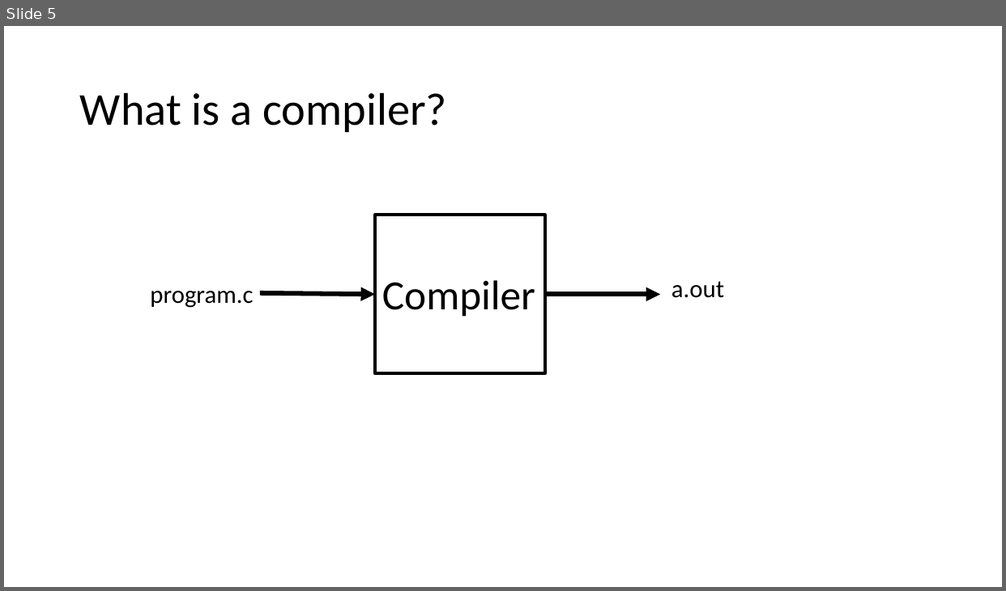
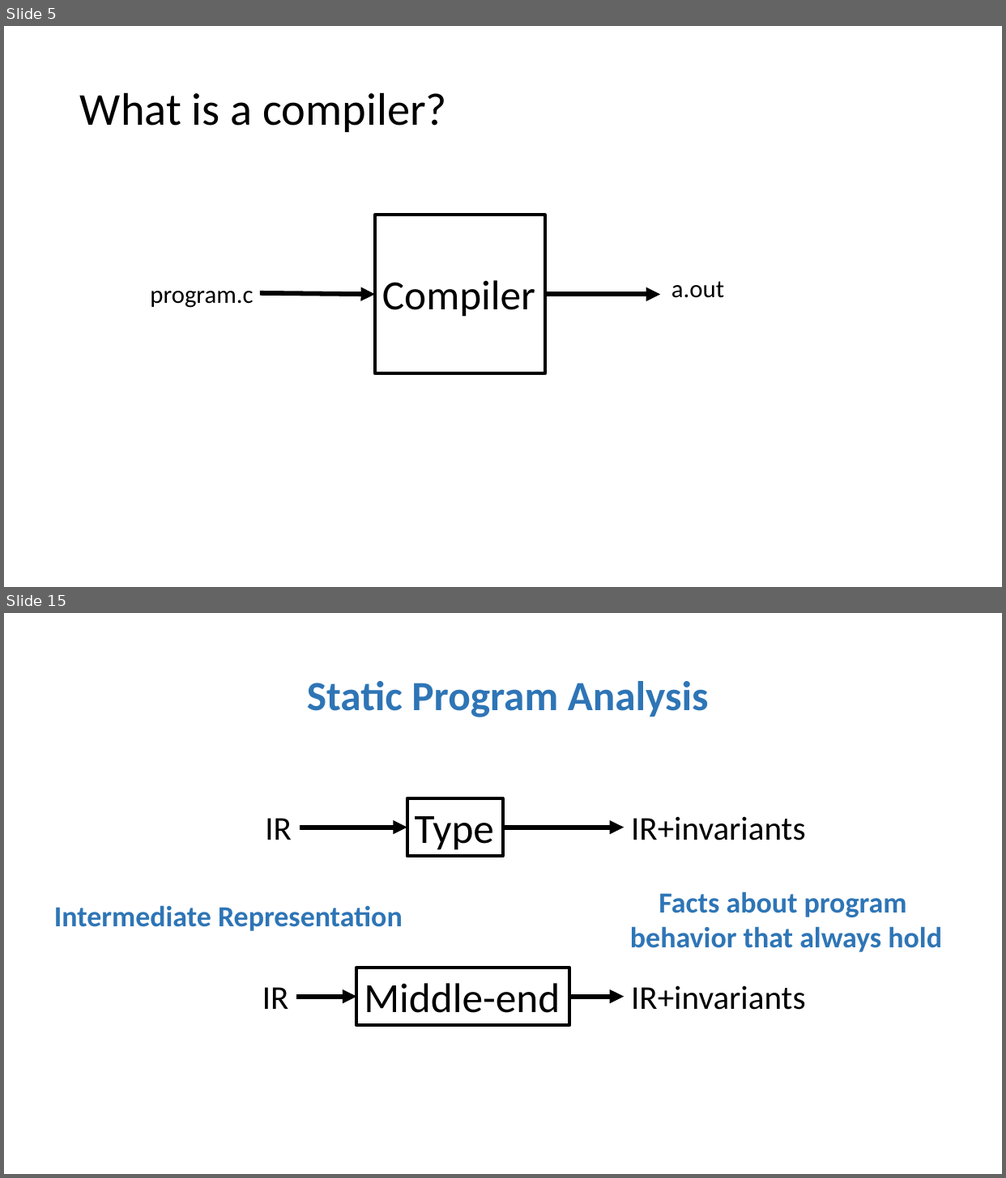
Before and after one commit to matthewbdwyer/matthewbdwyer.github.io, a slide deck: 6620/slides/Introduction.pptx. Shown one above the other, each under a label of ours: slide 5 before the commit, slides 5 and 15 after it; the slides between them are not shown. The pictures are 1006x591 and 1006x1178 pixels, drawn with LibreOffice and Linux fonts; fonts in the diff are those of the drawing. Boxes give left, top, right and bottom in pixels: in the first picture for what was removed or moved away, otherwise in the second. Text is boxed around its words. In the diff, an @@ line names an element or a change of style, - is before the commit and + after.

```diff
--- a/6620/slides/Introduction.pptx
+++ b/6620/slides/Introduction.pptx
@@ slide 15 added at [4,613,1002,1174], background #FFFFFF @@
@@ text added at [307,681,709,717], 40 pt, text #2E75B6, bold @@
+Static Program Analysis
@@ rectangle added at [407,798,503,856], outline #000000 3 pt, 40 pt, text #000000 @@
+Type
@@ text added at [265,818,292,840], 32 pt, text #000000 @@
+IR
@@ arrow added from (300, 827) to (407, 827), #000000 4.5 pt @@
@@ arrow added from (503, 827) to (624, 827), #000000 4.5 pt @@
@@ text added at [631,816,805,841], 32 pt, text #000000 @@
+IR+invariants
@@ text added at [630,892,942,952], 28 pt, text #2E75B6, bold @@
+Facts about program
+behavior that always hold
@@ text added at [54,905,403,931], 28 pt, text #2E75B6, bold @@
+Intermediate Representation
@@ rectangle added at [356,968,570,1025], outline #000000 3 pt, 40 pt, text #000000 @@
+Middle-end
@@ text added at [262,987,289,1009], 32 pt, text #000000 @@
+IR
@@ arrow added from (296, 997) to (356, 997), #000000 4.5 pt @@
@@ arrow added from (570, 997) to (624, 997), #000000 4.5 pt @@
@@ text added at [631,986,805,1010], 32 pt, text #000000 @@
+IR+invariants
```
Also in this commit, not shown: 3 slides changed, 10 other slides added, 2 slides removed, 13 other files.
